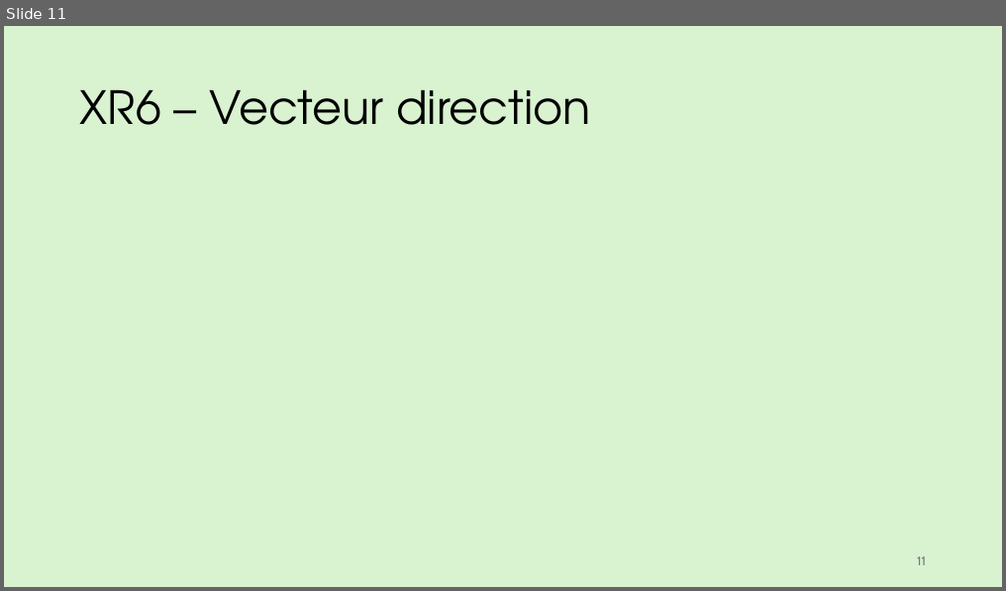
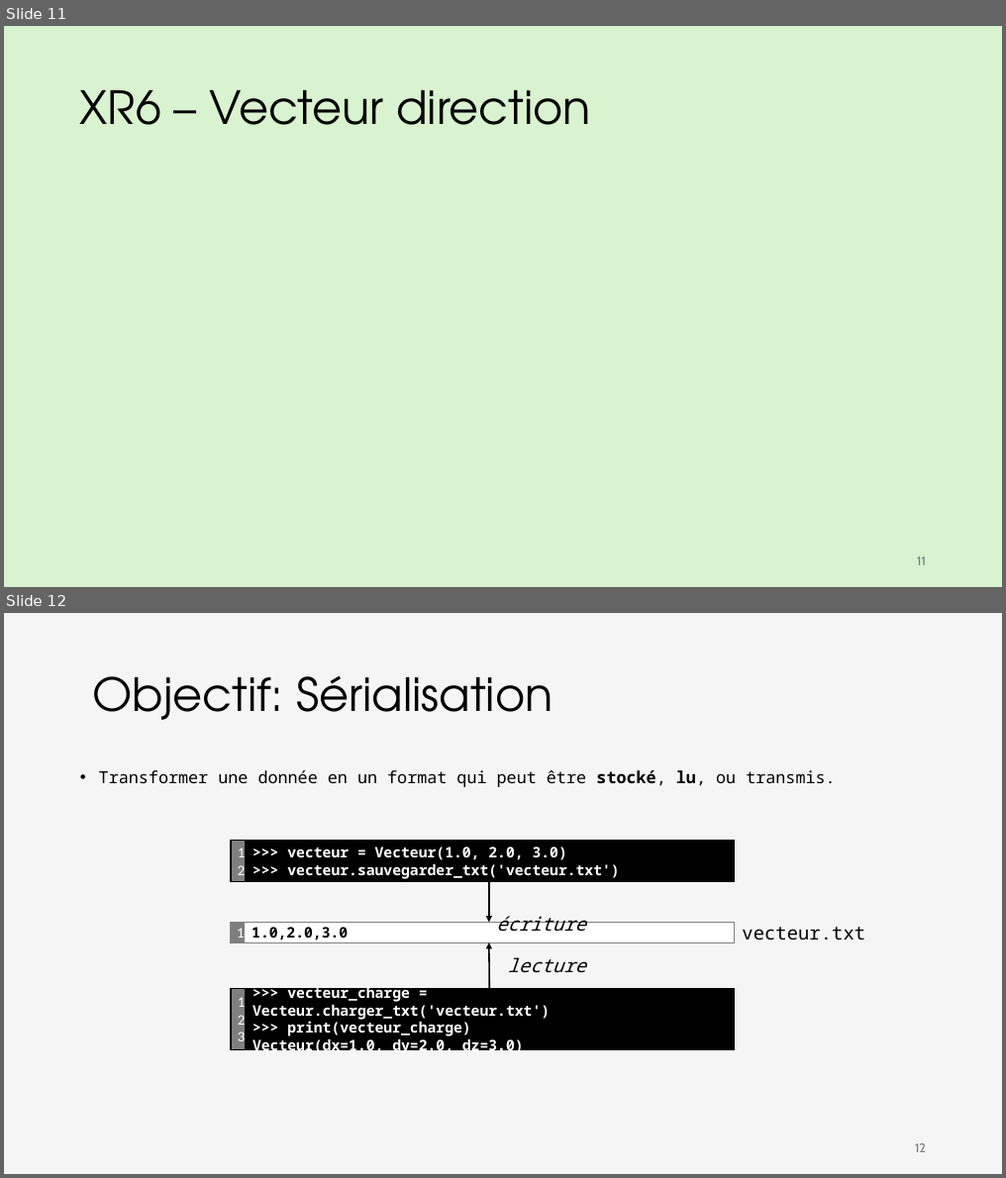
Before and after one commit to iannickgagnon/sagedays_iannick_2026, a slide deck: python_2/presentation_python_2.pptx. Shown one above the other, each under a label of ours: slide 11 before the commit, slides 11 and 12 after it. The pictures are 1006x591 and 1006x1178 pixels, drawn with LibreOffice and Linux fonts; fonts in the diff are those of the drawing; grey boxes stand for pictures. Boxes give left, top, right and bottom in pixels: in the first picture for what was removed or moved away, otherwise in the second. Text is boxed around its words. In the diff, an @@ line names an element or a change of style, - is before the commit and + after.

```diff
--- a/python_2/presentation_python_2.pptx
+++ b/python_2/presentation_python_2.pptx
@@ slide 12 added at (x1=4, y1=613, x2=1002, y2=1174), background #F5F5F5 @@
@@ title added at (x1=93, y1=676, x2=553, y2=720), 44 pt, text #000000 @@
+Objectif: Sérialisation
@@ text added at (x1=99, y1=770, x2=835, y2=787), 16 pt, text #000000 @@
+• Transformer une donnée en un format qui peut être stocké, lu, ou transmis.
@@ rectangle added at (x1=231, y1=841, x2=245, y2=881), fill #7F7F7F, outline #000000 1 pt, 14 pt, text #FFFFFF @@
+1
+2
@@ rectangle added at (x1=245, y1=841, x2=734, y2=881), fill #000000, outline #000000 1 pt, 14 pt, text #FFFFFF, bold @@
+>>> vecteur = Vecteur(1.0, 2.0, 3.0)
+>>> vecteur.sauvegarder_txt('vecteur.txt')
@@ arrow added from (489, 881) to (489, 922), #000000 1.5 pt @@
@@ rectangle added at (x1=231, y1=922, x2=245, y2=943), fill #7F7F7F, outline #7F7F7F 1 pt, 14 pt, text #FFFFFF @@
+1
@@ rectangle added at (x1=245, y1=922, x2=734, y2=943), fill #FFFFFF, outline #7F7F7F 1 pt, 14 pt, text #000000, bold @@
+1.0,2.0,3.0
@@ text added at (x1=496, y1=916, x2=586, y2=931), 18 pt, text #000000, italic @@
+écriture
@@ text added at (x1=742, y1=927, x2=865, y2=941), 18 pt, text #000000 @@
+vecteur.txt
@@ arrow added from (490, 988) to (489, 943), #000000 1.5 pt @@
@@ text added at (x1=508, y1=958, x2=586, y2=973), 18 pt, text #000000, italic @@
+lecture
@@ rectangle added at (x1=231, y1=988, x2=245, y2=1051), fill #7F7F7F, outline #000000 1 pt, 14 pt, text #FFFFFF @@
+1
+2
+3
@@ rectangle added at (x1=245, y1=988, x2=734, y2=1051), fill #000000, outline #000000 1 pt, 14 pt, text #FFFFFF, bold @@
+>>> vecteur_charge = Vecteur.charger_txt('vecteur.txt')
+>>> print(vecteur_charge)
+Vecteur(dx=1.0, dy=2.0, dz=3.0)
@@ page number added at (x1=915, y1=1144, x2=926, y2=1153), 12 pt, text #797979 @@
+12
```
Also in this commit, not shown: 2 slides changed.
